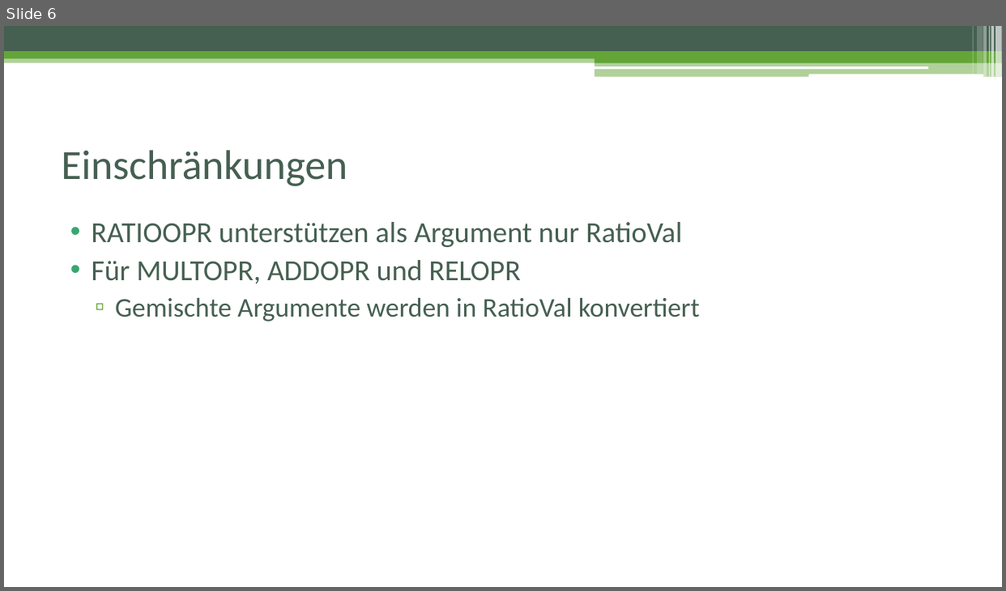
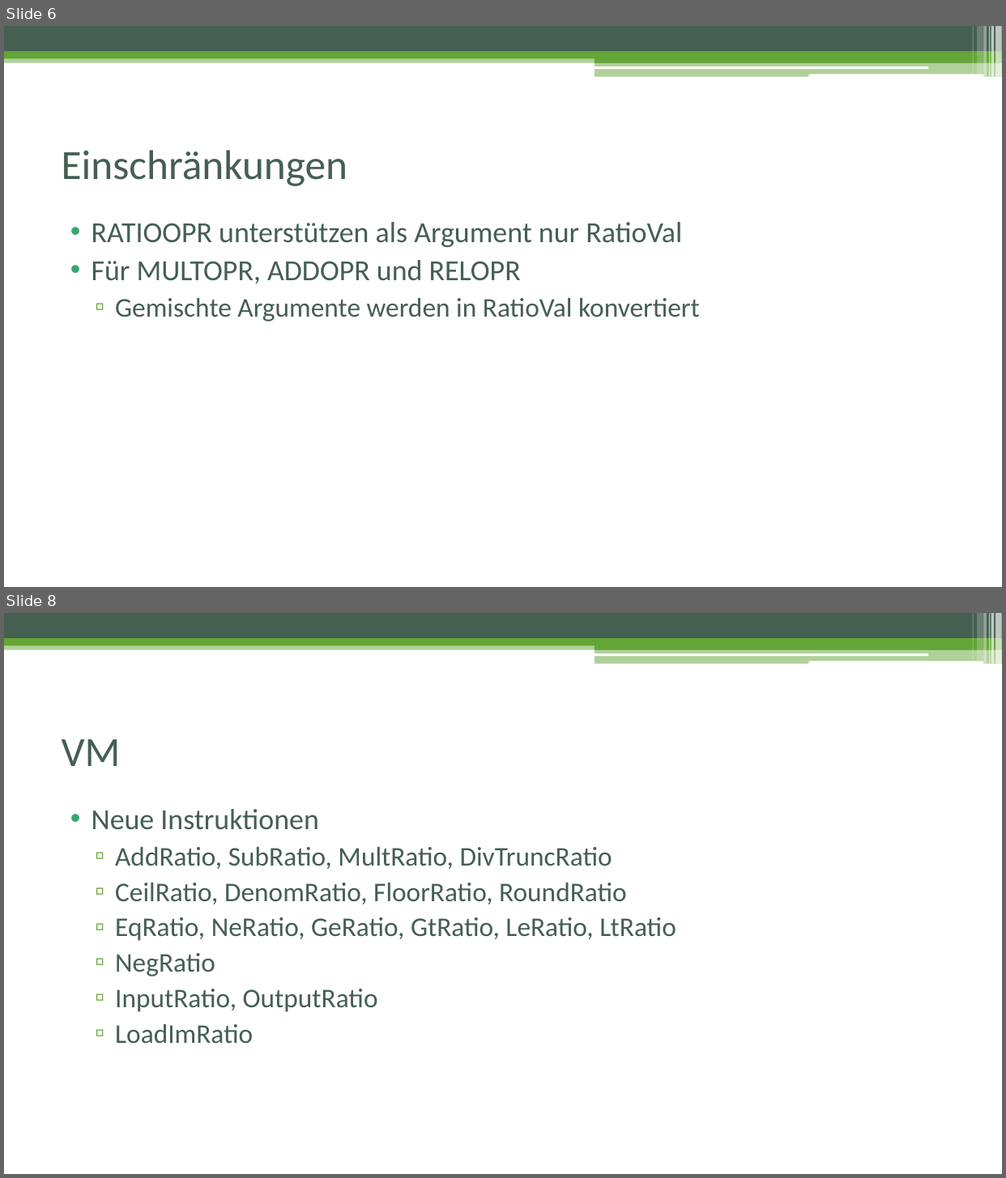
Before and after one commit to cguedel/fhnw-cpib, a slide deck: docs/Präsentation_Schlussbericht.pptx. Shown one above the other, each under a label of ours: slide 6 before the commit, slides 6 and 8 after it; the slides between them are not shown. The pictures are 1006x591 and 1006x1178 pixels, drawn with LibreOffice and Linux fonts; fonts in the diff are those of the drawing. Boxes give left, top, right and bottom in pixels: in the first picture for what was removed or moved away, otherwise in the second. Text is boxed around its words. In the diff, an @@ line names an element or a change of style, - is before the commit and + after.

```diff
--- a/docs/Präsentation_Schlussbericht.pptx
+++ b/docs/Präsentation_Schlussbericht.pptx
@@ slide 8 added at (4,613,1002,1174), background #FFFFFF; not listed: 13 template elements that a slide beside it also shows @@
@@ title added at (62,739,121,766), 40 pt, text #455F51 @@
+VM
@@ text added at (91,809,676,1043), 26 pt, text #455F51 @@
+• Neue Instruktionen
+  ▫ AddRatio, SubRatio, MultRatio, DivTruncRatio
+  ▫ CeilRatio, DenomRatio, FloorRatio, RoundRatio
+  ▫ EqRatio, NeRatio, GeRatio, GtRatio, LeRatio, LtRatio
+  ▫ NegRatio
+  ▫ InputRatio, OutputRatio
+  ▫ LoadImRatio
```
Also in this commit, not shown: 1 slide changed, 3 other slides added, 1 slide removed.
